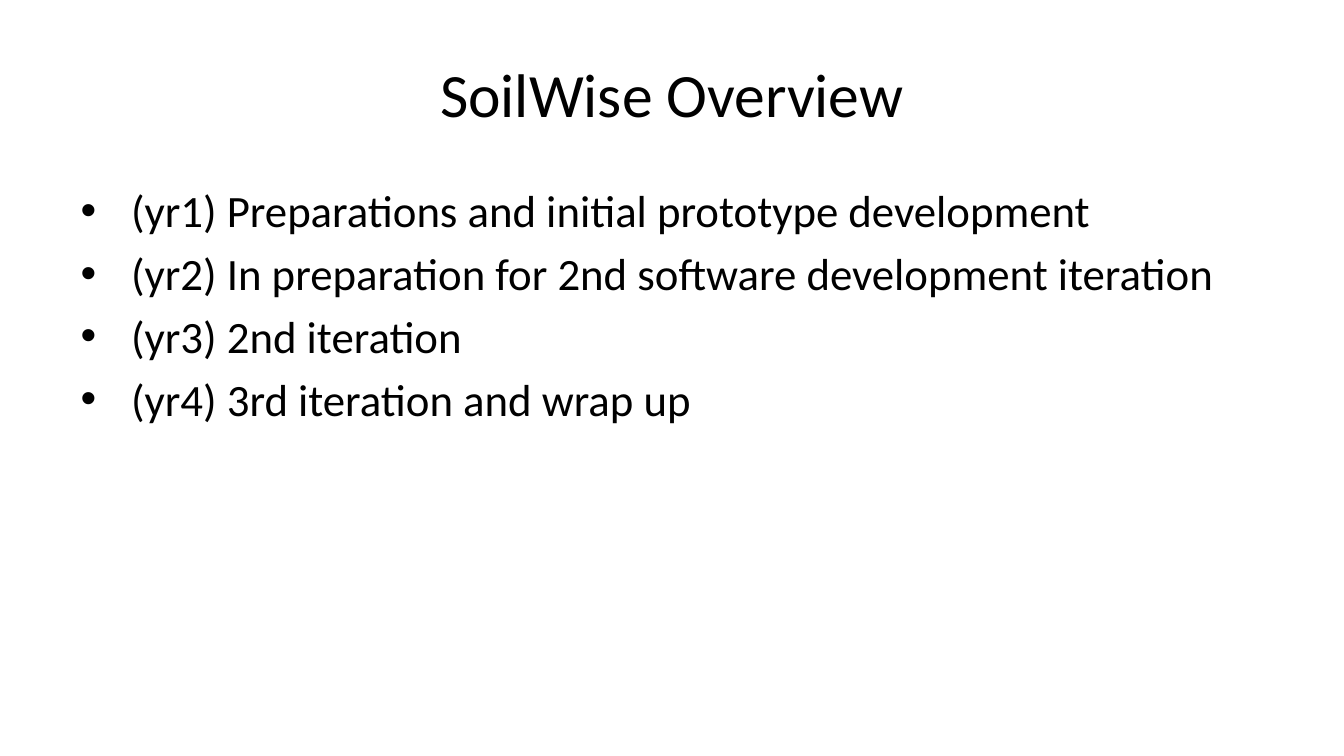
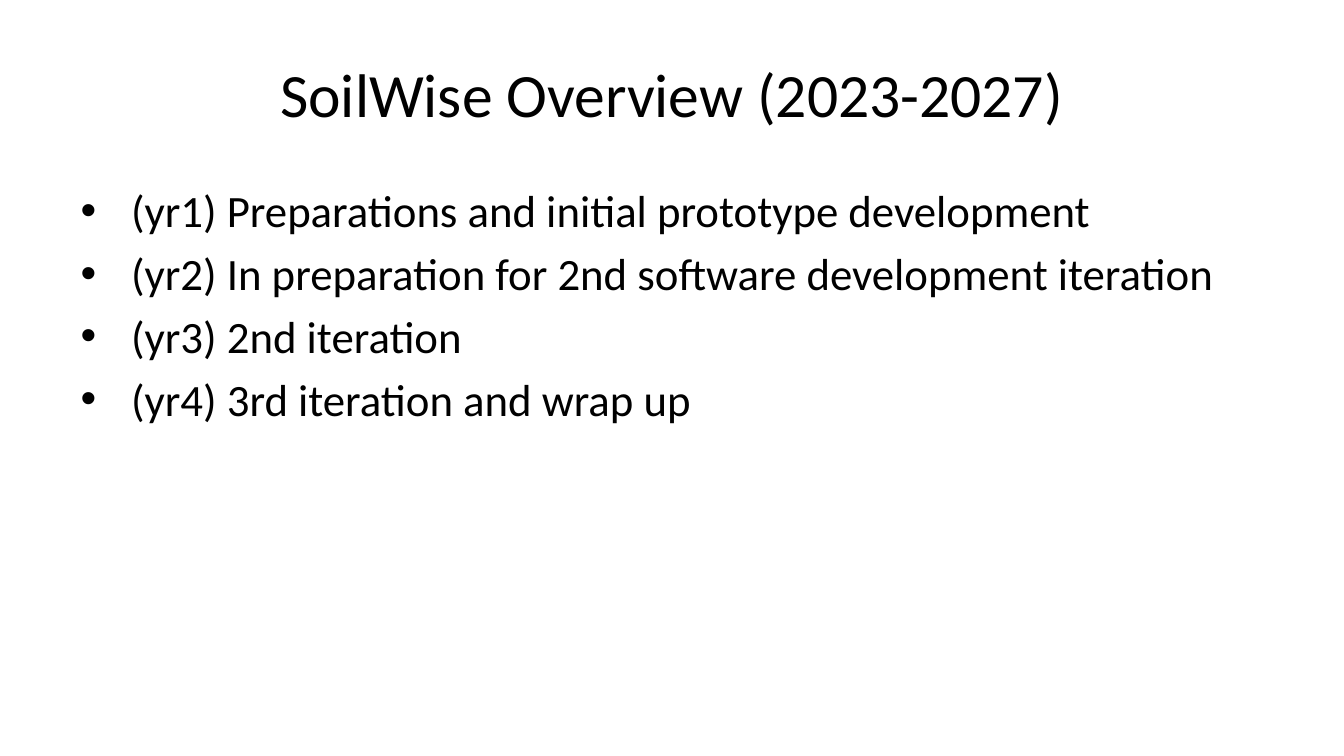
Before and after one commit to pvgenuchten/slides, a slide deck: slide 2 of slides/soilwise-fruifull-may25.pptx. Drawn at 1344x756 pixels with LibreOffice and Linux fonts; fonts in the diff are those of the drawing. Boxes give left, top, right and bottom in pixels: in the first picture for what was removed or moved away, otherwise in the second. Text is boxed around its words. In the diff, an @@ line names an element or a change of style, - is before the commit and + after.

```diff
--- a/slides/soilwise-fruifull-may25.pptx
+++ b/slides/soilwise-fruifull-may25.pptx
@@ title at [280,72,1063,126]: text changed @@
-SoilWise Overview
+SoilWise Overview (2023-2027)
```
Also in this commit, not shown: 1 other slide changed, 1 slide added, 7 other files.
